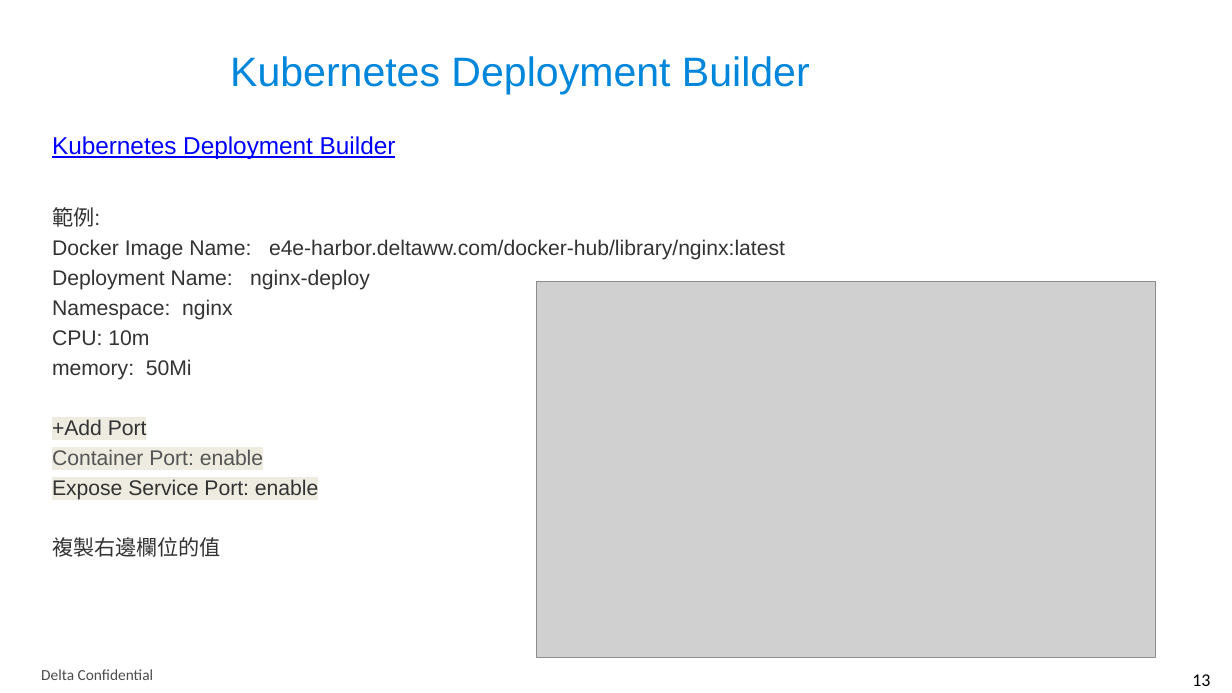
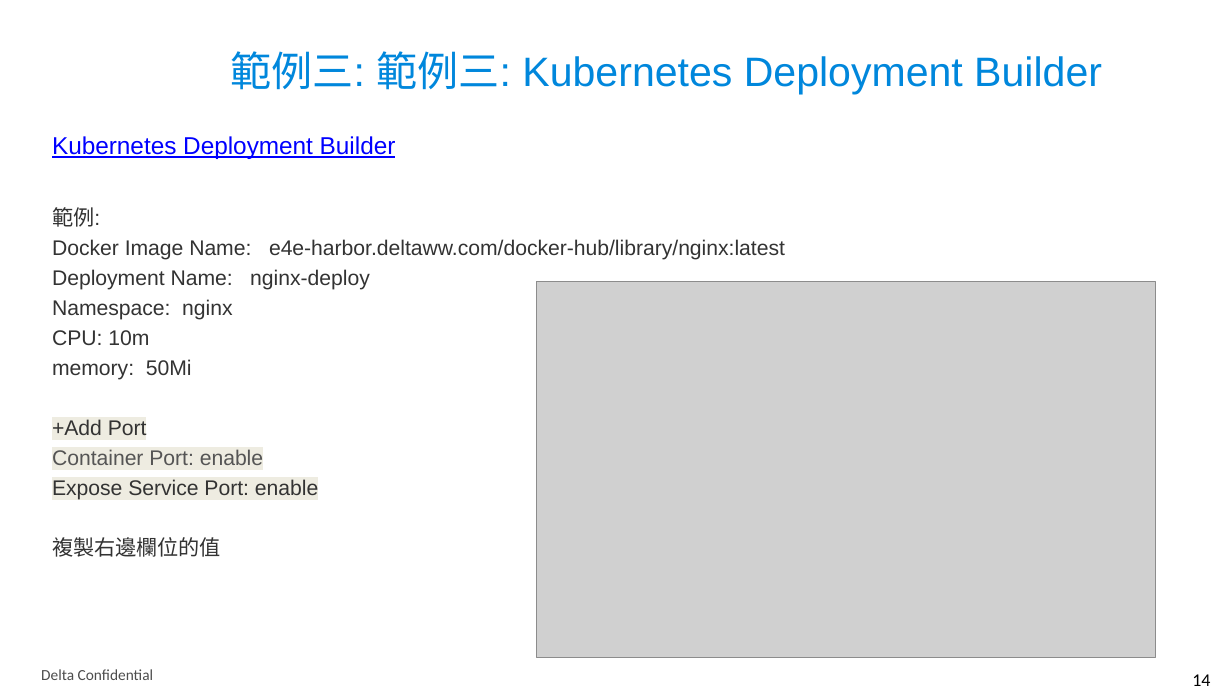
Before and after one commit to thiefjim/deltawwK8sExerciseWorkshop, a slide deck: slide 14 of K8s Exercise workshop.pptx (slide 13 before the commit). Drawn at 1232x693 pixels with LibreOffice and Linux fonts; fonts in the diff are those of the drawing; grey boxes stand for pictures; background and template pictures are left out. Boxes give left, top, right and bottom in pixels: in the first picture for what was removed or moved away, otherwise in the second. Text is boxed around its words. In the diff, an @@ line names an element or a change of style, - is before the commit and + after.

```diff
--- a/K8s Exercise workshop.pptx
+++ b/K8s Exercise workshop.pptx
@@ title at (x1=230, y1=51, x2=1102, y2=94): text changed @@
-Kubernetes Deployment Builder
+範例三: 範例三: Kubernetes Deployment Builder
@@ page number at (x1=1192, y1=674, x2=1210, y2=686): text changed @@
-13
+14
```
Also in this commit, not shown: 4 other slides changed, 1 slide added, 1 other file.
